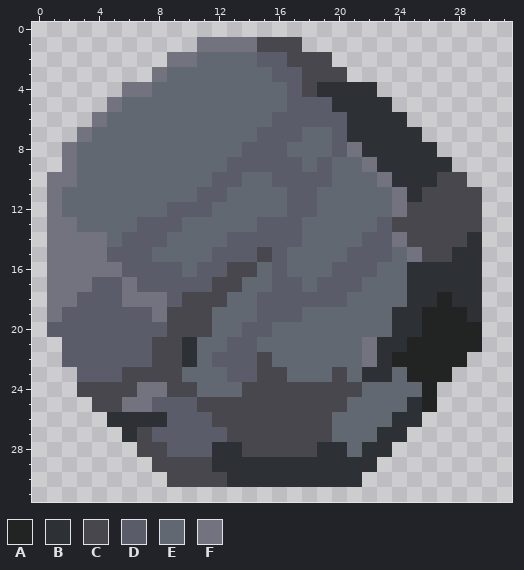
Two versions of one pixel-art file, asset_source/genevieve/boulder.aseprite. The picture above is the old version.
32x32 pixels, 1 frame. Colours within 5 levels of each other are drawn and written as one.
Palette (. is transparent): A #222323  B #2d3136  C #48474d  D #5b5c69  E #626871  F #73737f
Pixels before, first column x 1:
 1 ..........FFFFCCC............
 2 ........FFEEEEDDCCC..........
 3 .......FEEEEEEEDDCCC.........
 4 .....FFEEEEEEEEEDCBBBB.......
 5 ....FEEEEEEEEEEEDDDBBBB......
 6 ...FEEEEEEEEEEEDDDDDBBBB.....
 7 ..FEEEEEEEEEEEDDDEEDBBBBB....
 8 .FEEEEEEEEEEEDDDEEEDFBBBBB...
 9 .FEEEEEEEEEEDDDDDEDEEFBBBBB..
10 FFEEEEEEEEEDDEEDDDDEEEFBBBCC.
11 FEEEEEEEEEDDEEEEDDEEEEEFBCCCC
12 FEEEEEEEDDDEEEEEDDEEEEEFCCCCC
13 FFEEEEDDDEEEEEDDDEEEEEDCCCCCC
14 FFFFEDDDEEEEDDDDDEEEEDDFCCCCB
15 FFFFDDDEEEEDDDCDEEEEDDDEFCCBB
16 FFFFFDDDDEDDCCEDEEEDDDEEBBBBB
17 FFFDDFDDDDDCCEEDDEDDDEEEBBBBB
18 FFDDDFFFDCCCEEDDDDDDEEEEBBABB
19 FDDDDDDFCCCEEEDDDEEEEEEBBAAAB
20 DDDDDDDDCCCEEDDEEEEEEEEBBAAAA
21 .DDDDDDCCBEEDDEEEEEEEFBBAAAAA
22 .DDDDDDCCBEDDDCEEEEEEFBAAAAA.
23 ..DDDCCCCEEEDDCCEEECEBBEAAA..
24 ..CCCCFFCCEEECCCCCCCCEEEEA...
25 ...CCFFDDDCCCCCCCCCCEEEEBA...
26 ....BBBBDDDCCCCCCCCEEEEBB....
27 .....BCDDDDDCCCCCCCEEEBB.....
28 ......CCDDDBBCCCCCBBEBB......
29 .......CCCCBBBBBBBBBBB.......
30 ........CCCCBBBBBBBBB........
New version:
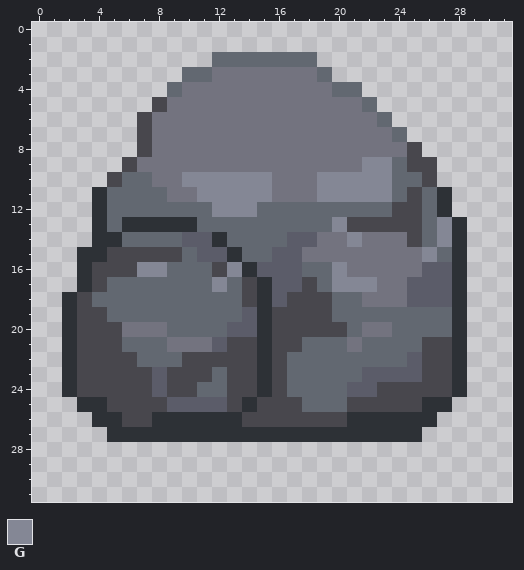
Colours new in this view: G #848795
Difference:
Changed rows in their new state; - is an unchanged pixel.
first column x 1:
 1 ----------.......------------
 2 --------...---EEEE.----------
 3 -------..--FFFFFFFE.---------
 4 -----...-FFFFFFFFFFEE.-------
 5 ----...CFFFFFFFFFFFFFE.------
 6 ---...CFFFFFFFFFFFFFFFE.-----
 7 --....CFFFFFFFFFFFFFFFFE.----
 8 -.....CFFFFFFFFFFFFF-FFFC.---
 9 -....CFFFFFFFFFFFFFFFGGECC.--
10 ....C--FFGGGGGGFFFGGGGGEEC..-
11 ...B----FFGGGGGFFFGGGGGECEB..
12 ...B----EEEGGG--EE-----C-EB..
13 ...B-BBBBB----EEE--GCCC--EGB.
14 ...BBEEE-DDBEEEE-DFFGFF--EGB.
15 ..BBCCCCC-D-BEE-DFFFFFFF-GE-.
16 ..BCCCGGE-ECGBD-D--GFFFFFDD-.
17 ..BCEEEEEEEGECB--CEGGGFFDDD-.
18 .BCEEEEEEEEE-CB-CCCE-FFFDDD-.
19 .BCCEEEEEEE--DBCCCC----EEEEB.
20 .BCCCFFFEEE-D-BCCCCC-FFEEEEB.
21 -BCCCEEEFFFDCCBCC---FEEEECCB.
22 -BCCCCEEECCCCCBC-----EEEDCCB-
23 -BCCC--D-CC-CCB----E-DDDDCCB-
24 -B----CD----C-B-EEEEDDCCCCCB-
25 --BB-CCC--DD-B---EEECCCCCBB--
26 ---B-CC-BBBBB------CBBB--B---
27 ----B-BBBBBBBBBBBBBBBB--B----
28 ------.................------
29 -------...............-------
30 --------.............--------
Pixel boxes of the changes (left, top, right, bottom) in both pictures:
changed: (47, 37, 482, 487)
